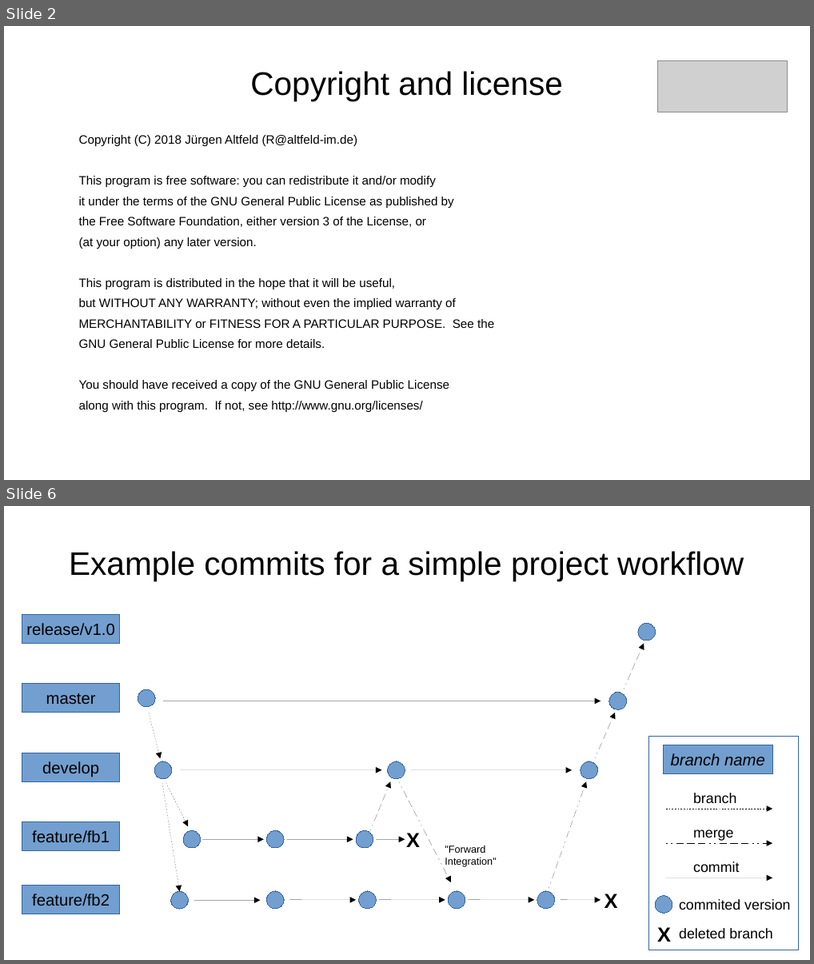
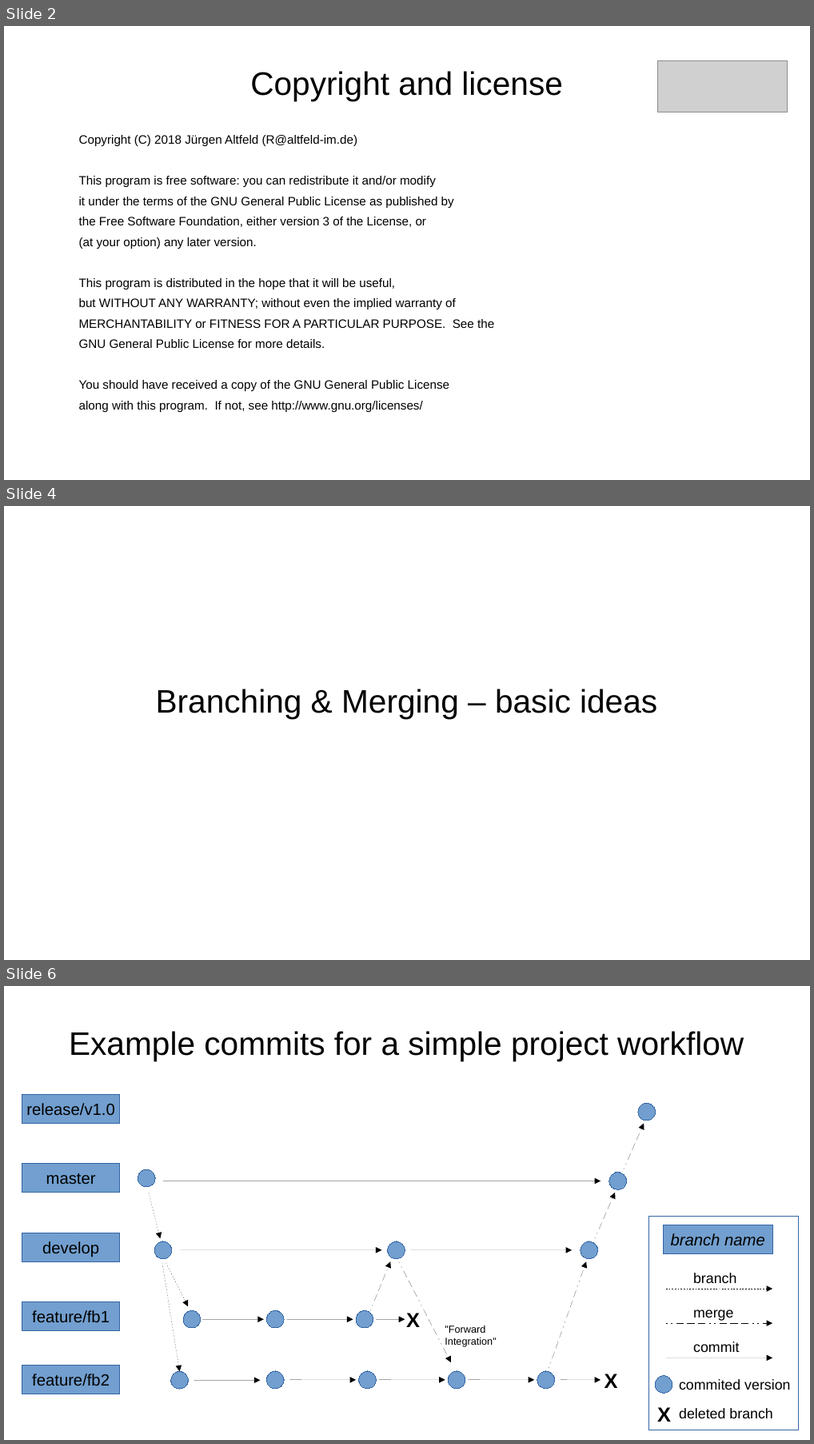
Before and after one commit to aryoda/git_essentials, a slide deck: Introduction to Git collaboration workflows.odp. Shown one above the other, each under a label of ours: slides 2 and 6 before the commit, slides 2, 4 and 6 after it; the slides between them are not shown. The pictures are 814x964 and 814x1444 pixels, drawn with LibreOffice and Linux fonts; fonts in the diff are those of the drawing; grey boxes stand for pictures. Boxes give left, top, right and bottom in pixels: in the first picture for what was removed or moved away, otherwise in the second. Text is boxed around its words. In the diff, an @@ line names an element or a change of style, - is before the commit and + after.

```diff
--- a/Introduction to Git collaboration workflows.odp
+++ b/Introduction to Git collaboration workflows.odp
@@ slide 4 added at (4,506,810,960), background #FFFFFF @@
@@ subtitle added at (156,688,658,719), 32 pt, text #000000 @@
+Branching & Merging – basic ideas
```
Also in this commit, not shown: 5 slides changed, 2 other slides added, 2 slides removed.
